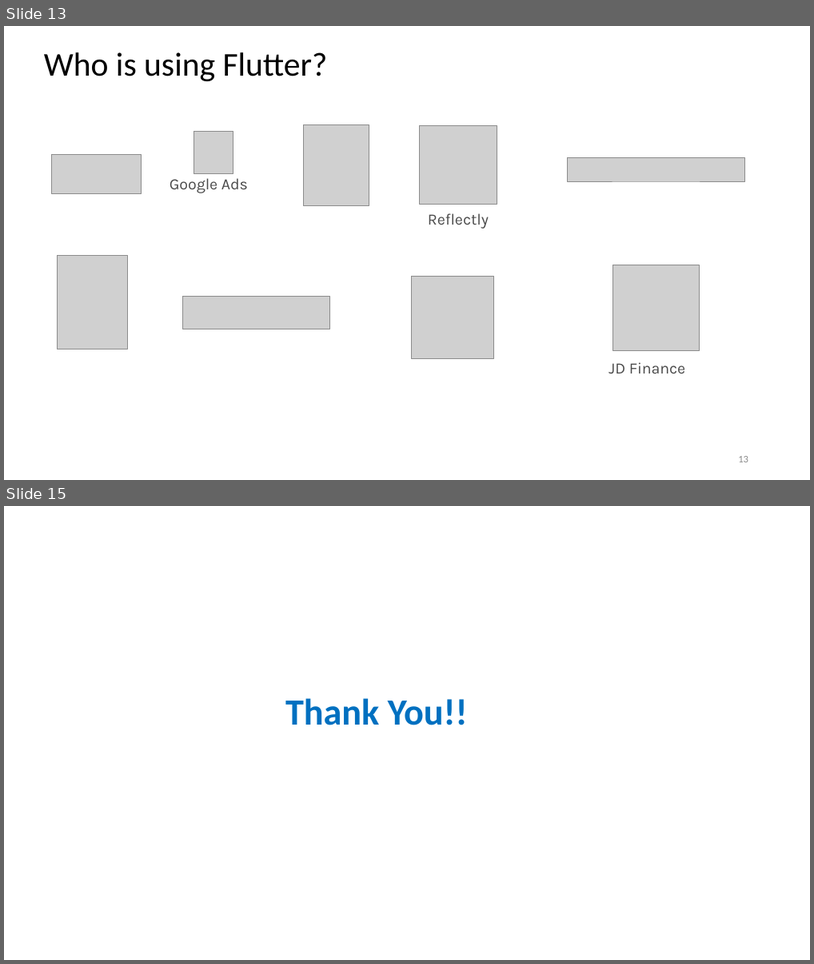
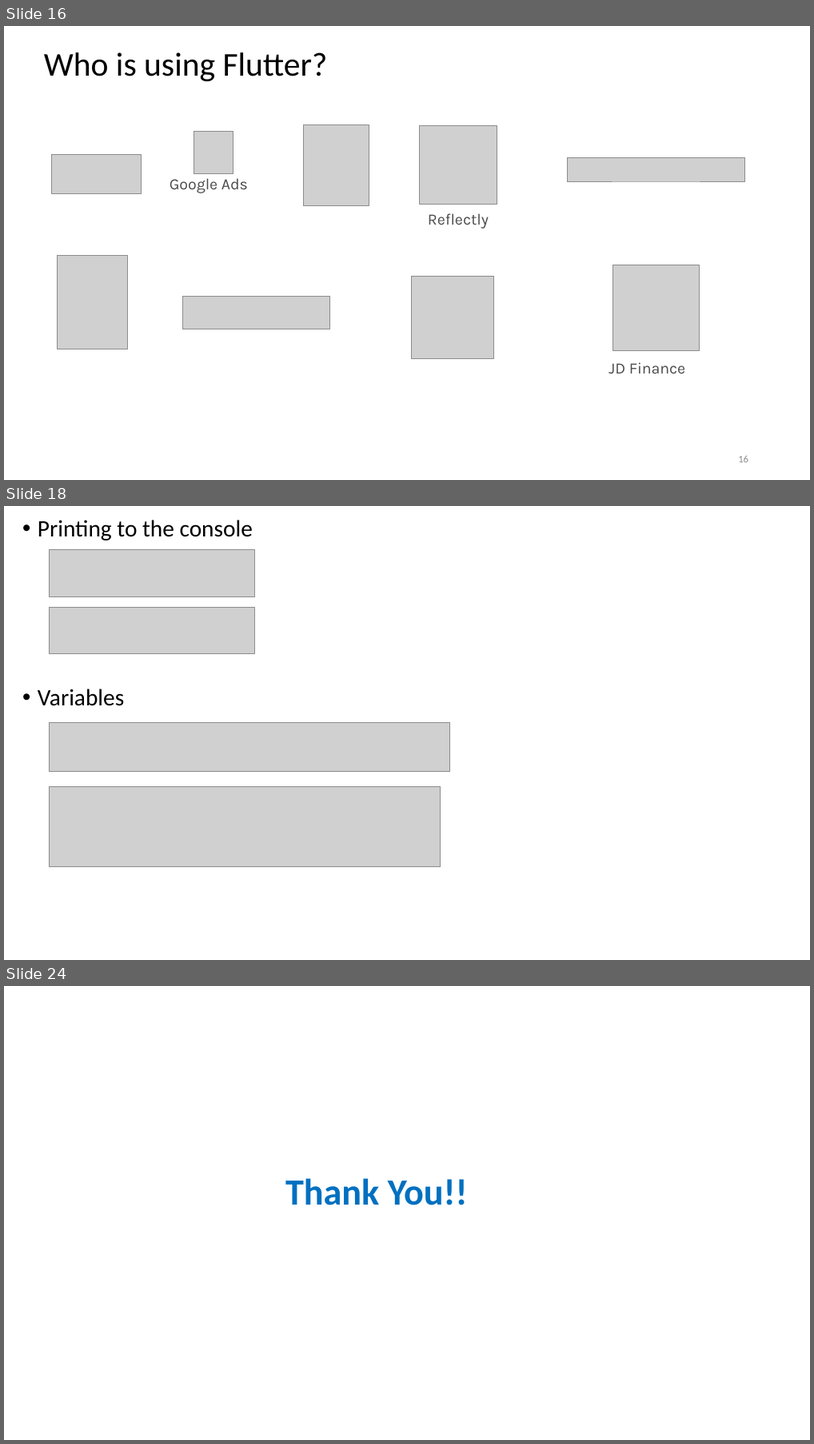
Before and after one commit to Anjy123/Flutter, a slide deck: Flutter features.pptx. Shown one above the other, each under a label of ours: slides 13 and 15 before the commit, slides 16, 18 and 24 after it; the slides between them are not shown. The pictures are 814x964 and 814x1444 pixels, drawn with LibreOffice and Linux fonts; fonts in the diff are those of the drawing; grey boxes stand for pictures. Boxes give left, top, right and bottom in pixels: in the first picture for what was removed or moved away, otherwise in the second. Text is boxed around its words. In the diff, an @@ line names an element or a change of style, - is before the commit and + after.

```diff
--- a/Flutter features.pptx
+++ b/Flutter features.pptx
@@ slide 18 added at box(4, 506, 810, 960), background #FFFFFF @@
@@ text added at box(38, 520, 253, 706), 28 pt, text #000000 @@
+• Printing to the console
+• Variables
@@ picture added at box(49, 549, 254, 596) @@
@@ picture added at box(49, 607, 254, 654) @@
@@ picture added at box(49, 722, 450, 771) @@
@@ picture added at box(49, 787, 440, 867) @@
@@ what was slide 13 is now slide 16 @@
@@ page number at box(738, 455, 749, 462): text changed @@
-13
+16
@@ what was slide 15 is now slide 24 @@
```
Also in this commit, not shown: 4 slides changed, 9 other slides added, 1 slide removed.
